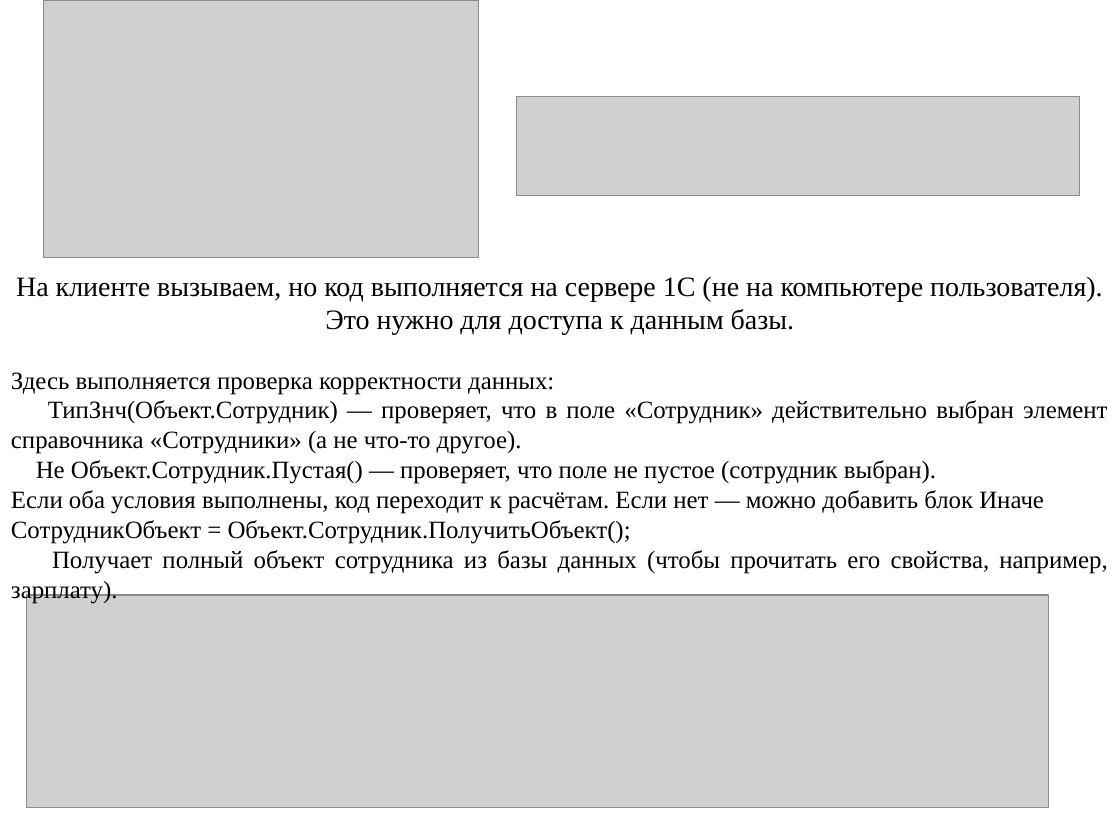
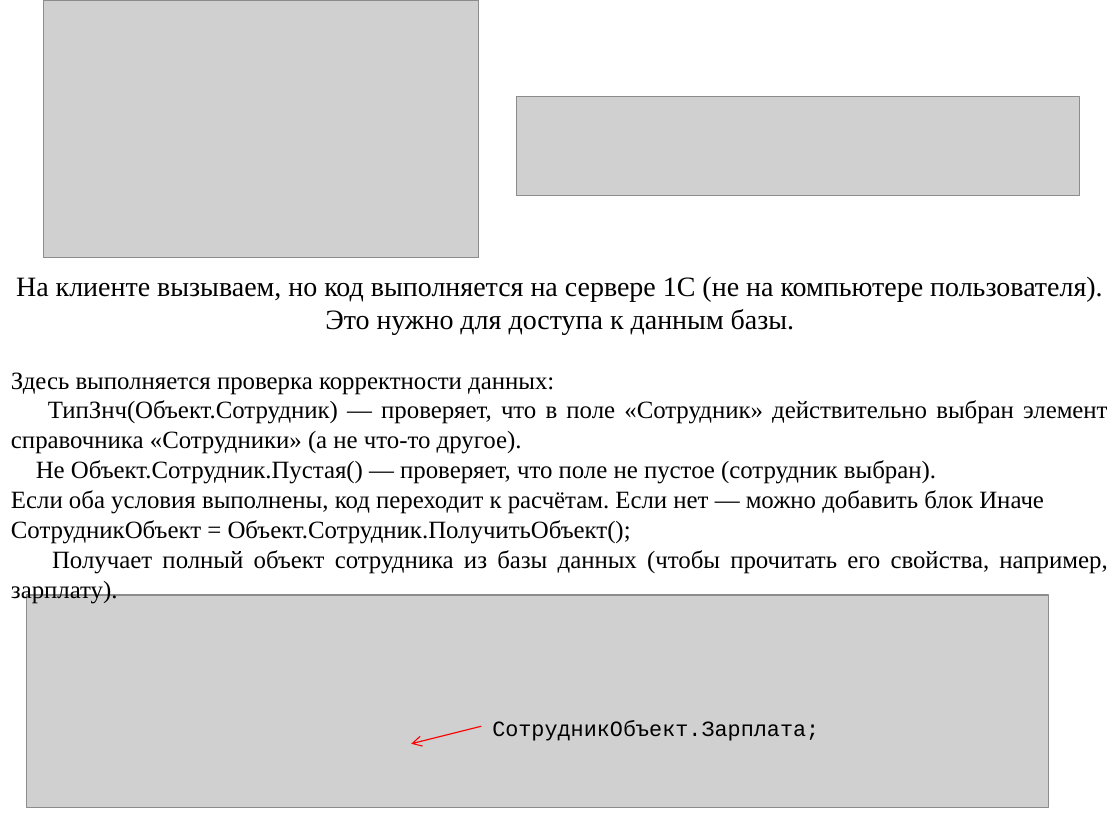
Before and after one commit to mbdatateach/site, a slide deck: slide 8 of 1С_Предприятие/практика 2.pptx. Drawn at 1120x840 pixels with LibreOffice and Linux fonts; fonts in the diff are those of the drawing; grey boxes stand for pictures. Boxes give left, top, right and bottom in pixels: in the first picture for what was removed or moved away, otherwise in the second. Text is boxed around its words. In the diff, an @@ line names an element or a change of style, - is before the commit and + after.

```diff
--- a/1С_Предприятие/практика 2.pptx
+++ b/1С_Предприятие/практика 2.pptx
@@ arrow added from (482, 726) to (411, 744), #FF0000 0.75 pt @@
@@ text added at box(492, 720, 819, 741), 14 pt, text #000000 @@
+СотрудникОбъект.Зарплата;
```
Also in this commit, not shown: 1 other slide changed, 14 other files.
